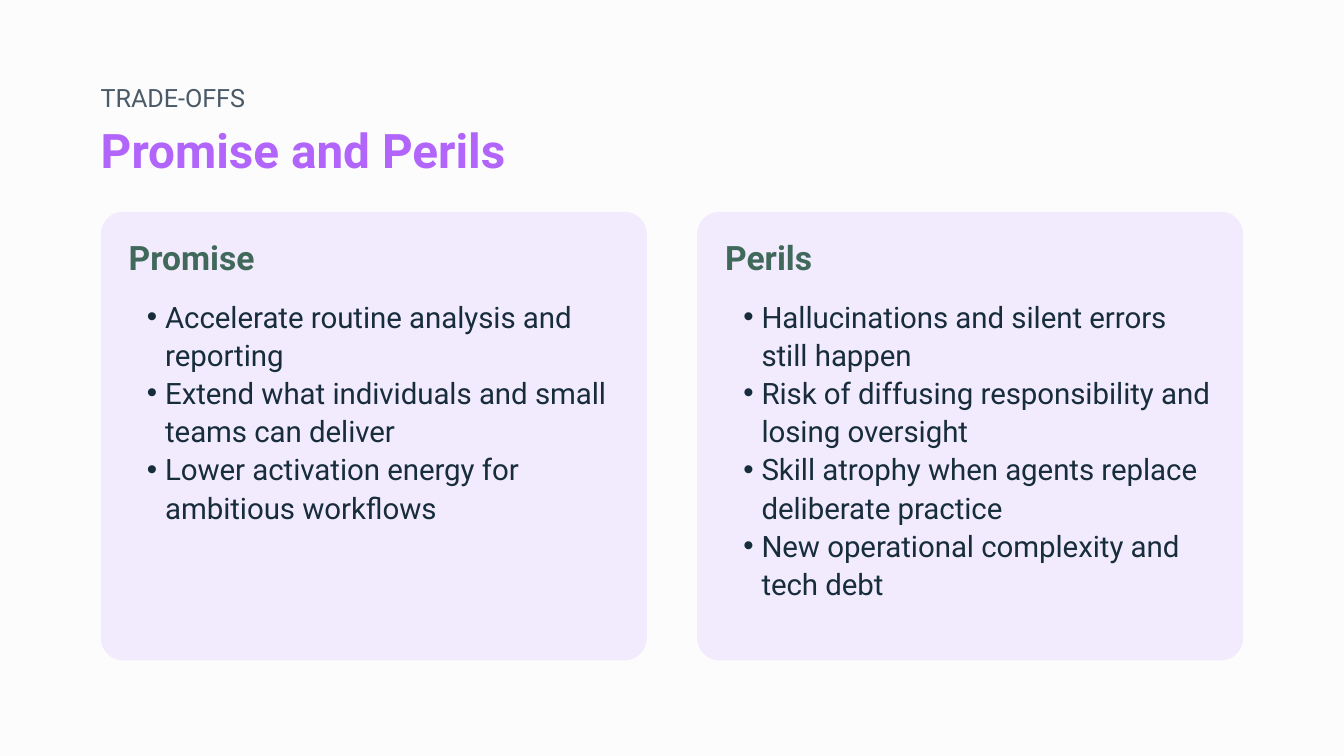
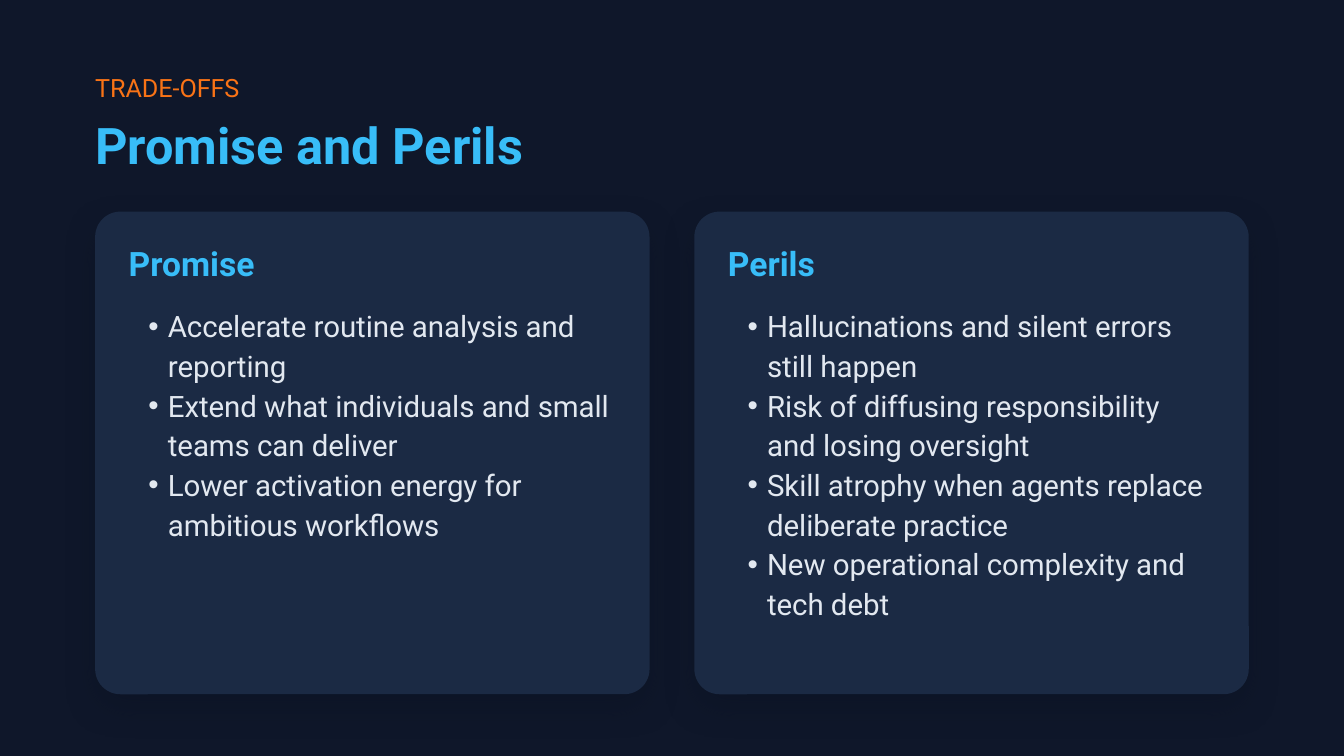
Before and after one commit to shanelindsay/agentic-r, a slide deck: slide 8 of slides-new/Agentic-AI-Agent-Talk.pptx. Drawn at 1344x756 pixels with LibreOffice and Linux fonts; fonts in the diff are those of the drawing. Boxes give left, top, right and bottom in pixels: in the first picture for what was removed or moved away, otherwise in the second. Text is boxed around its words. In the diff, an @@ line names an element or a change of style, - is before the commit and + after.

```diff
--- a/slides-new/Agentic-AI-Agent-Talk.pptx
+++ b/slides-new/Agentic-AI-Agent-Talk.pptx
@@ background #FCFCFC to #0F172A @@
@@ text "TRADE-OFFS": place and size @@
-text "TRADE-OFFS" at (101,89,245,107)
+text "TRADE-OFFS" at (95,79,239,98)
@@ text "TRADE-OFFS" at (95,79,239,98): text colour #4A5A68 to #F97316; line spacing 18.2pt to 18.9pt @@
@@ text "Promise and Perils" at (95,126,523,165): size 25.5 to 27 pt, text colour #B165FB to #38BDF8 @@
@@ rounded rectangle at (95,211,649,694): fill #F2EBFD to #1B2A44; shadow on; proportions changed @@
@@ rounded rectangle: place and size @@
-rounded rectangle at (101,212,646,661)
+rounded rectangle at (95,211,649,694)
@@ rounded rectangle: place and size @@
-rounded rectangle at (698,212,1243,661)
+rounded rectangle at (695,211,1249,694)
@@ rounded rectangle at (695,211,1249,694): fill #F2EBFD to #1B2A44; shadow on; proportions changed @@
@@ text "Promise" at (129,251,255,277): text colour #40695B to #38BDF8 @@
@@ text "Perils" at (728,251,815,277): text colour #40695B to #38BDF8 @@
@@ text "Accelerate routine analysis and reporting" at (168,315,609,537): text colour #182D3C to #E2E8F0; indent changed; line spacing 20.5pt to 21.3pt @@
@@ text "Accelerate routine analysis and reporting": place and size @@
-text "Accelerate routine analysis and reporting" at (165,306,606,520)
+text "Accelerate routine analysis and reporting" at (168,315,609,537)
@@ text "Hallucinations and silent errors still ...": place and size @@
-text "Hallucinations and silent errors still ..." at (762,306,1210,596)
+text "Hallucinations and silent errors still ..." at (767,315,1203,616)
@@ text "Hallucinations and silent errors still ..." at (767,315,1203,616): text colour #182D3C to #E2E8F0; indent changed; line spacing 20.5pt to 21.3pt @@
```
Also in this commit, not shown: 20 other slides changed, 1 other file.
